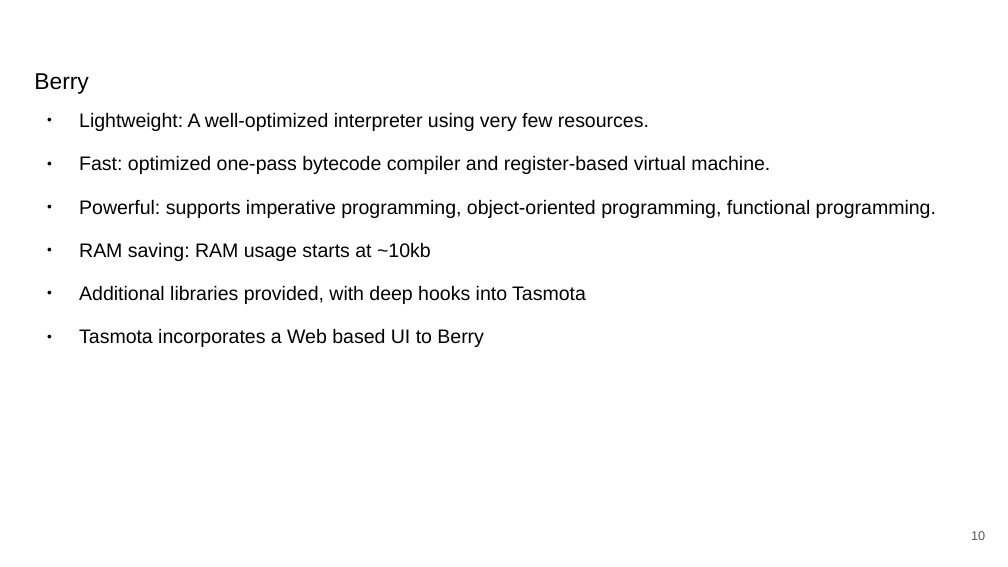
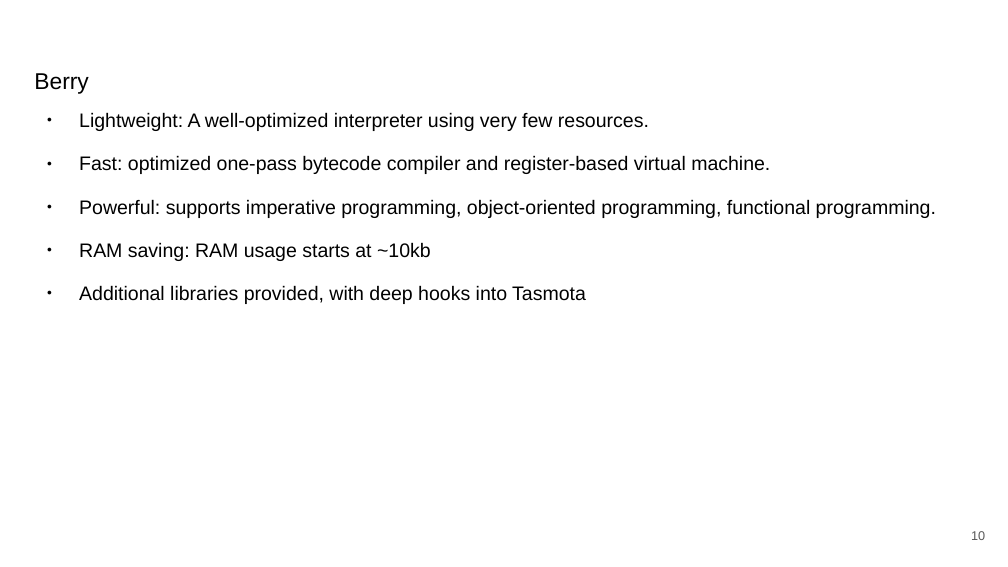
Before and after one commit to darrylb123/EO2024, a slide deck: slide 10 of EO2024-Tasmota+Berry.odp. Drawn at 1008x567 pixels with LibreOffice and Linux fonts; fonts in the diff are those of the drawing; background and template pictures are left out. Boxes give left, top, right and bottom in pixels: in the first picture for what was removed or moved away, otherwise in the second. Text is boxed around its words. In the diff, an @@ line names an element or a change of style, - is before the commit and + after.

```diff
--- a/EO2024-Tasmota+Berry.odp
+++ b/EO2024-Tasmota+Berry.odp
@@ text at box(79, 328, 484, 347): paragraph removed @@
-● Tasmota incorporates a Web based UI to Berry
```
Also in this commit, not shown: 4 other slides changed.
